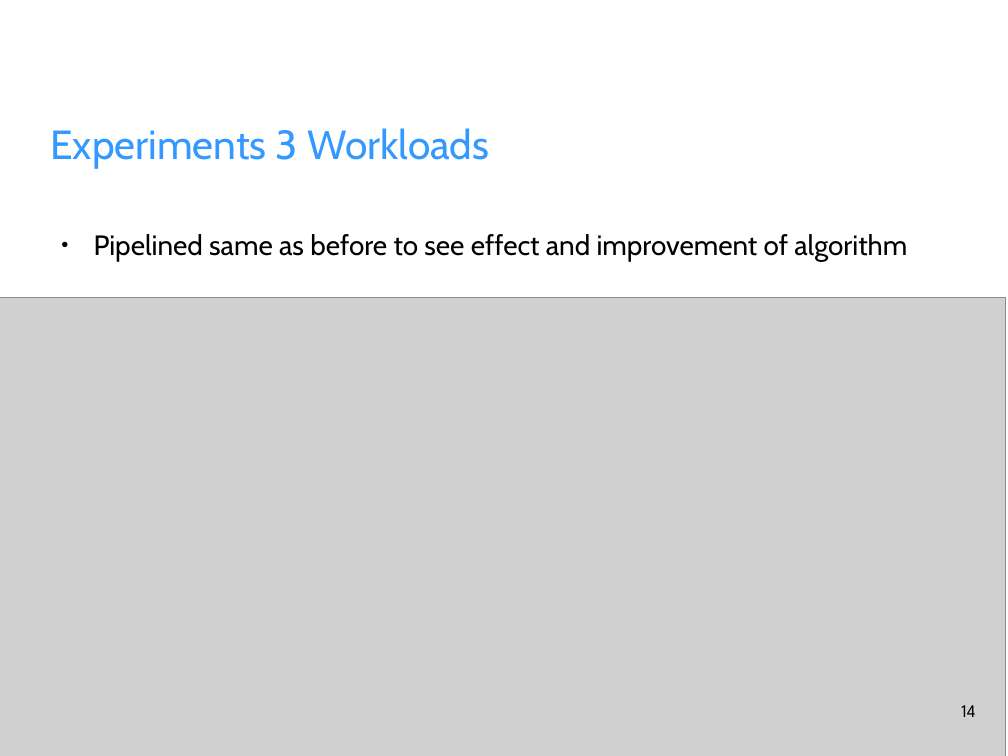
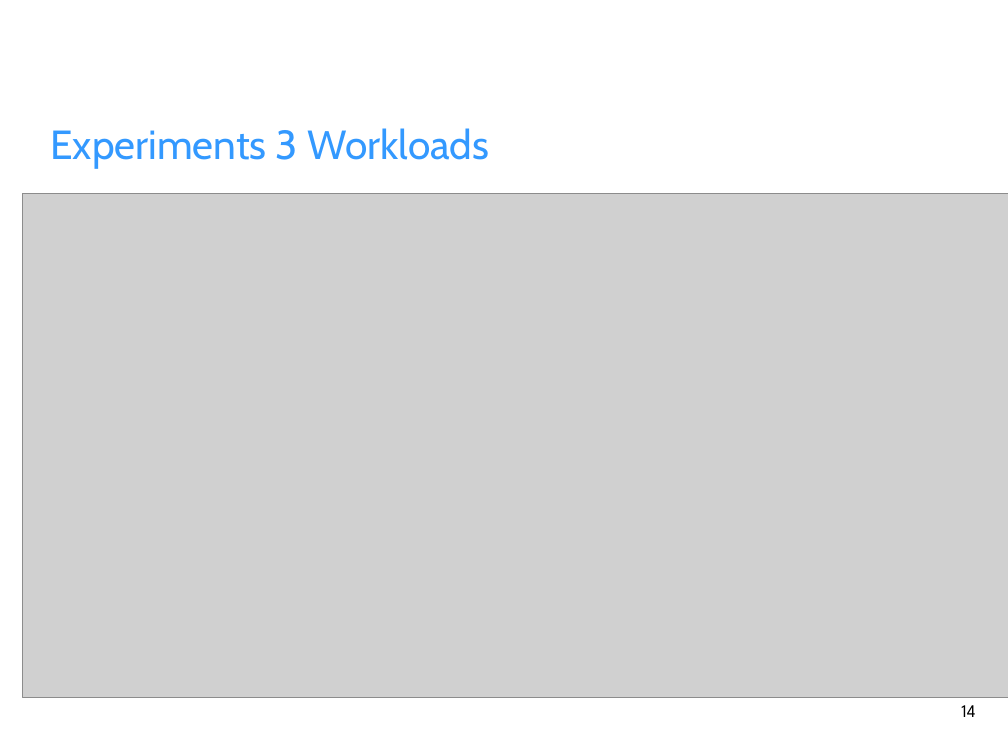
Before and after one commit to fhilprec/HardwareMonitoring, a slide deck: slide 14 of ProjectPresentation.odp. Drawn at 1008x756 pixels with LibreOffice and Linux fonts; fonts in the diff are those of the drawing; grey boxes stand for pictures; background and template pictures are left out. Boxes give left, top, right and bottom in pixels: in the first picture for what was removed or moved away, otherwise in the second. Text is boxed around its words. In the diff, an @@ line names an element or a change of style, - is before the commit and + after.

```diff
--- a/ProjectPresentation.odp
+++ b/ProjectPresentation.odp
@@ picture resized from (x1=0, y1=297, x2=1006, y2=756) to (x1=23, y1=193, x2=1008, y2=697) @@
@@ text removed at (x1=94, y1=234, x2=907, y2=261) @@
-● Pipelined same as before to see effect and improvement of algorithm
```
Also in this commit, not shown: 1 other slide changed, 2 other files.
